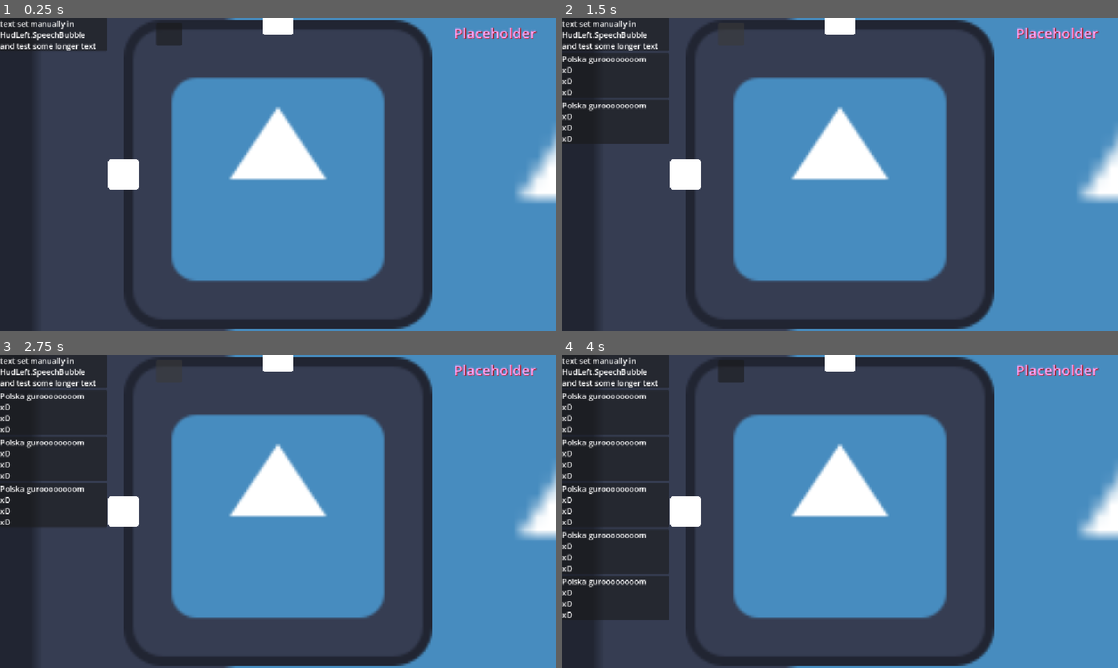
Above: before the commit, frames 1-4 (two rows, left to right).
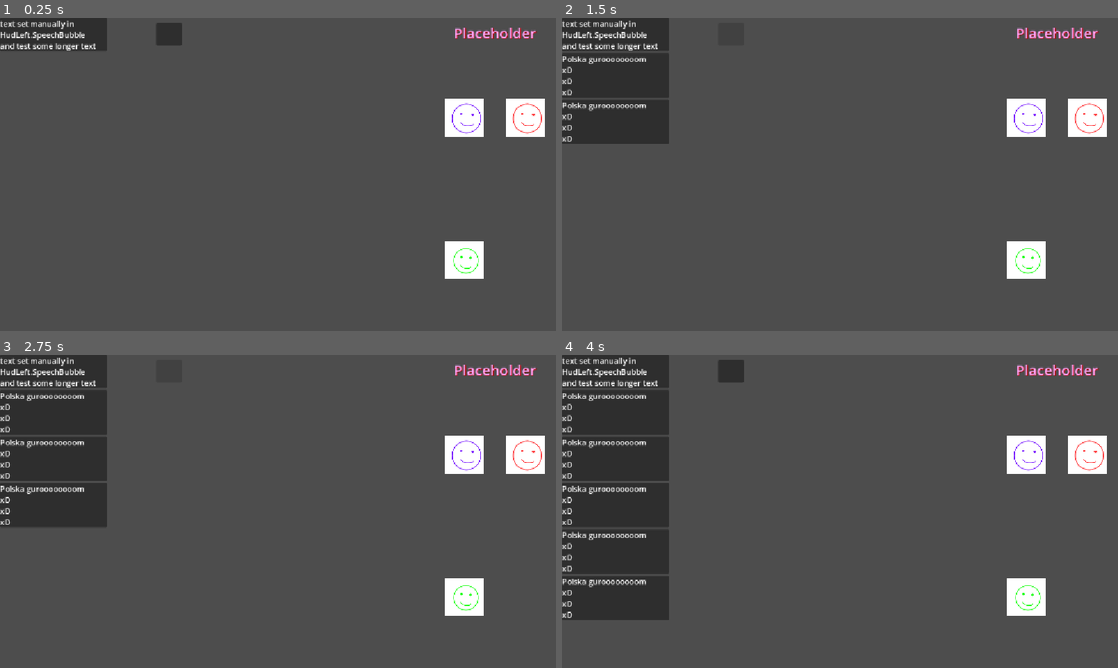
Above: after the commit, the same moments.

Repository: Wallted/ldjam-60
Game: Godot game, scene res://main.tscn
The game is run twice, just before and just after one commit, with the same random seed, the same clock (stepped at 60 frames per second) and the same inputs. The engine's default icon, where the game draws it, is replaced by a stand-in: a white triangle on a blue panel in a dark square.
Inputs (mouse positions are in pixels of both pictures, inside the frame that each line leads up to):
- Up to frame 1 (0.25 s): no input
- Up to frame 2 (1.5 s): click (728, 33) at 0.5 s; click (728, 33) at 1.25 s
- Up to frame 3 (2.75 s): click (166, 370) at 2 s
- Up to frame 4 (4 s): tap Enter at 2.75 s; move the mouse to (962, 495) at 2.77 s; hold 1 (speak_1) 2.78-3.53 s; click (962, 495) at 2.92 s; tap Space at 3.5 s; move the mouse to (728, 527) at 3.52 s; tap 1 (speak_1) at 3.6 s; click (728, 527) at 3.67 s

The runs differ from the first frame. In frame 1, 62% of the frame differs, in the area x 0-100%, y 0-100%; in frame 2, 60%; in frame 3, 59%; in frame 4, 57%.

Commit message:
[feature] right hud's talking faces

Diff:
--- a/HUD/hud_right.tscn
+++ b/HUD/hud_right.tscn
@@ -1,6 +1,7 @@
 [gd_scene format=3 uid="uid://clxaq1ltk85ul"]
 
 [ext_resource type="Script" uid="uid://30j2hlyt3x6d" path="res://HUD/hud_right.gd" id="1_t4b6d"]
+[ext_resource type="PackedScene" uid="uid://bwbjcj7gutp42" path="res://HUD/person.tscn" id="2_ccku2"]
 
 [sub_resource type="Theme" id="Theme_nkh55"]
 
@@ -42,3 +43,15 @@
 theme_override_constants/h_separation = 0
 theme_override_constants/v_separation = 0
 columns = 2
+
+[node name="Person" parent="GridContainer" unique_id=1468336816 instance=ExtResource("2_ccku2")]
+layout_mode = 2
+person_id = 1
+
+[node name="Person2" parent="GridContainer" unique_id=30209375 instance=ExtResource("2_ccku2")]
+layout_mode = 2
+person_id = 2
+
+[node name="Person3" parent="GridContainer" unique_id=1189271323 instance=ExtResource("2_ccku2")]
+layout_mode = 2
+person_id = 3
--- a/HUD/person.gd
+++ b/HUD/person.gd
@@ -1,15 +1,22 @@
 extends Control
 
+@export var person_id: int
+@onready var avatar: AnimatedSprite2D = $Node2D/Avatar
+
+var animation_types = {}
 
 # Called when the node enters the scene tree for the first time.
 func _ready() -> void:
-	pass # Replace with function body.
-
+	animation_types = {
+		"idle": "idle_%s" % [person_id],
+		"talk": "talking_%s" % [person_id]
+	}
 
 # Called every frame. 'delta' is the elapsed time since the previous frame.
 func _process(delta: float) -> void:
 	# Testing placeholder
-	if Input.is_action_pressed("speak_1"):
-		$Node2D/Placeholder_1.play()
+	if Input.is_action_pressed("speak_%s" % [person_id]):
+		avatar.play(animation_types.get("talk"))
 	else:
-		$Node2D/Placeholder_1.stop()
+		avatar.play(animation_types.get("idle"))
+		avatar.stop()
--- a/HUD/person.tscn
+++ b/HUD/person.tscn
@@ -1,31 +1,87 @@
 [gd_scene format=3 uid="uid://bwbjcj7gutp42"]
 
 [ext_resource type="Script" uid="uid://doije4hanbllc" path="res://HUD/person.gd" id="1_w2xfa"]
-[ext_resource type="Texture2D" uid="uid://cjilmcj7xjcec" path="res://img/placeholder_idle.png" id="1_yuk71"]
-[ext_resource type="Texture2D" uid="uid://kbciljqqdhvi" path="res://img/placeholder_talking_1.png" id="2_w2xfa"]
-[ext_resource type="Texture2D" uid="uid://qjj6t7nh1atq" path="res://img/placeholder_talking_2.png" id="3_r73l3"]
+[ext_resource type="Texture2D" uid="uid://cjilmcj7xjcec" path="res://img/placeholder_1_idle.png" id="2_w2xfa"]
+[ext_resource type="Texture2D" uid="uid://gb72nd0ogcis" path="res://img/placeholder_2_idle.png" id="3_dwhfs"]
+[ext_resource type="Texture2D" uid="uid://kbciljqqdhvi" path="res://img/placeholder_1_talking_1.png" id="3_r73l3"]
+[ext_resource type="Texture2D" uid="uid://djt4o420wvuig" path="res://img/placeholder_3_idle.png" id="4_qvx2b"]
+[ext_resource type="Texture2D" uid="uid://qjj6t7nh1atq" path="res://img/placeholder_1_talking_2.png" id="4_wxnko"]
+[ext_resource type="Texture2D" uid="uid://d3kvq5113d84l" path="res://img/placeholder_2_talking_1.png" id="6_mfyg2"]
+[ext_resource type="Texture2D" uid="uid://c6ycp27o1x2q" path="res://img/placeholder_2_talking_2.png" id="7_icjey"]
+[ext_resource type="Texture2D" uid="uid://bthsgbfx76kst" path="res://img/placeholder_3_talking_1.png" id="9_3jopy"]
+[ext_resource type="Texture2D" uid="uid://cukcb1drnxbb5" path="res://img/placeholder_3_talking_2.png" id="10_3cu1k"]
 
-[sub_resource type="SpriteFrames" id="SpriteFrames_nkh55"]
+[sub_resource type="GDScript" id="GDScript_vpyfa"]
+
+[sub_resource type="SpriteFrames" id="SpriteFrames_5813k"]
 animations = [{
 "frames": [{
 "duration": 1.0,
-"texture": ExtResource("1_yuk71")
+"texture": ExtResource("2_w2xfa")
 }],
 "loop": 1,
-"name": &"default",
+"name": &"idle_1",
+"speed": 3.0
+}, {
+"frames": [{
+"duration": 1.0,
+"texture": ExtResource("3_dwhfs")
+}],
+"loop": 1,
+"name": &"idle_2",
+"speed": 3.0
+}, {
+"frames": [{
+"duration": 1.0,
+"texture": ExtResource("4_qvx2b")
+}],
+"loop": 1,
+"name": &"idle_3",
 "speed": 5.0
 }, {
 "frames": [{
 "duration": 1.0,
-"texture": ExtResource("2_w2xfa")
+"texture": ExtResource("3_r73l3")
 }, {
 "duration": 1.0,
-"texture": ExtResource("3_r73l3")
+"texture": ExtResource("4_wxnko")
+}, {
+"duration": 1.0,
+"texture": ExtResource("2_w2xfa")
 }],
 "loop": 1,
-"name": &"talking",
+"name": &"talking_1",
+"speed": 5.0
+}, {
+"frames": [{
+"duration": 1.0,
+"texture": ExtResource("6_mfyg2")
+}, {
+"duration": 1.0,
+"texture": ExtResource("7_icjey")
+}, {
+"duration": 1.0,
+"texture": ExtResource("3_dwhfs")
+}],
+"loop": 1,
+"name": &"talking_2",
+"speed": 5.0
+}, {
+"frames": [{
+"duration": 1.0,
+"texture": ExtResource("9_3jopy")
+}, {
+"duration": 1.0,
+"texture": ExtResource("10_3cu1k")
+}, {
+"duration": 1.0,
+"texture": ExtResource("4_qvx2b")
+}],
+"loop": 1,
+"name": &"talking_3",
 "speed": 5.0
 }]
+script = SubResource("GDScript_vpyfa")
 
 [node name="Person" type="Control" unique_id=1468336816]
 custom_minimum_size = Vector2(100, 100)
@@ -47,7 +103,6 @@
 grow_horizontal = 2
 grow_vertical = 2
 
-[node name="Placeholder_1" type="AnimatedSprite2D" parent="Node2D" unique_id=2085319792]
-scale = Vector2(2, 2)
-sprite_frames = SubResource("SpriteFrames_nkh55")
-animation = &"talking"
+[node name="Avatar" type="AnimatedSprite2D" parent="Node2D" unique_id=2085319792]
+sprite_frames = SubResource("SpriteFrames_5813k")
+animation = &"talking_3"
--- /dev/null
+++ b/HUD/species.gd
@@ -0,0 +1,12 @@
+extends Node
+
+var frames = {}
+
+# Called when the node enters the scene tree for the first time.
+func _ready() -> void:
+	for i in range(2):
+		frames[str(i)] = [
+			load("res://img/placeholder_{}_idle.png".format(i)),
+			load("res://img/placeholder_{}_talking_1.png".format(i)),
+			load("res://img/placeholder_{}_talking_2.png".format(i)),
+		]
--- a/main.tscn
+++ b/main.tscn
@@ -1,6 +1,7 @@
 [gd_scene format=3 uid="uid://b2fmexmangpdu"]
 
-[ext_resource type="PackedScene" uid="uid://ufvrqekr7ija" path="res://game/game.tscn" id="1_ig7tw"]
+[ext_resource type="PackedScene" path="res://game.tscn" id="1_ig7tw"]
+[ext_resource type="Script" path="res://game.gd" id="2_0xm2m"]
 [ext_resource type="Script" uid="uid://c2maoiq75ypwp" path="res://HUD/hud.gd" id="3_lquwl"]
 [ext_resource type="PackedScene" uid="uid://dpb5tvih7c5xv" path="res://HUD/hud_left.tscn" id="4_7mycd"]
 [ext_resource type="PackedScene" uid="uid://clxaq1ltk85ul" path="res://HUD/hud_right.tscn" id="5_272bh"]
@@ -8,20 +9,19 @@
 [node name="Main" type="Node" unique_id=665793303]
 
 [node name="Game" parent="." unique_id=1995553335 instance=ExtResource("1_ig7tw")]
+script = ExtResource("2_0xm2m")
 
-[node name="CanvasLayer" type="CanvasLayer" parent="." unique_id=66122121]
-
-[node name="HUD" type="Control" parent="CanvasLayer" unique_id=1414466547]
+[node name="HUD" type="Control" parent="." unique_id=1414466547]
 layout_mode = 3
 anchors_preset = 0
 offset_right = 1152.0
 offset_bottom = 648.0
 script = ExtResource("3_lquwl")
 
-[node name="HUDLeft" parent="CanvasLayer/HUD" unique_id=488148864 instance=ExtResource("4_7mycd")]
+[node name="HUDLeft" parent="HUD" unique_id=488148864 instance=ExtResource("4_7mycd")]
 layout_mode = 0
-offset_right = 557.0
-offset_bottom = 650.0
+offset_right = 252.0
+offset_bottom = 648.0
 
-[node name="HUDRight" parent="CanvasLayer/HUD" unique_id=1327092940 instance=ExtResource("5_272bh")]
+[node name="HUDRight" parent="HUD" unique_id=1327092940 instance=ExtResource("5_272bh")]
 layout_mode = 1
Binary file added: img/placeholder_1_idle.png
Not shown, added: img/placeholder_1_idle.png.import
Binary file added: img/placeholder_1_talking_1.png
Not shown, added: img/placeholder_1_talking_1.png.import
Binary file added: img/placeholder_1_talking_2.png
Not shown, changed: img/placeholder_1_talking_2.png.import
Binary file added: img/placeholder_2_idle.png
Not shown, added: img/placeholder_2_idle.png.import
Binary file added: img/placeholder_2_talking_1.png
Not shown, added: img/placeholder_2_talking_1.png.import
Binary file added: img/placeholder_2_talking_2.png
Not shown, added: img/placeholder_2_talking_2.png.import
(and 12 more such lines)
